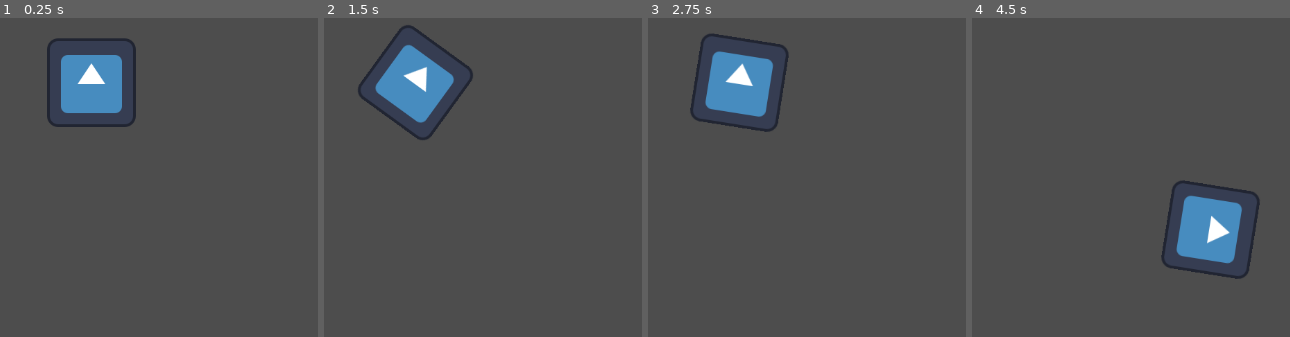
Above: before the commit, frames 1-4 (left to right).
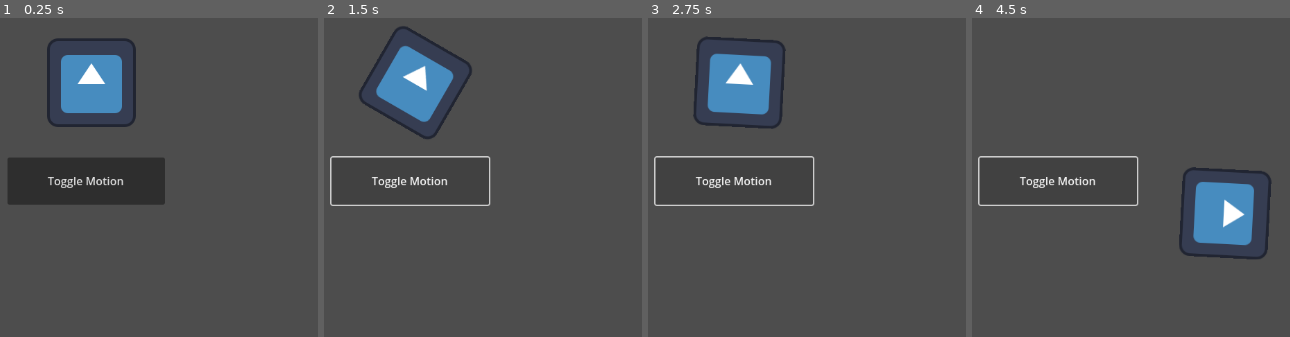
Above: after the commit, the same moments.

Repository: marleeeeeey/godot_exmples
Game: Godot game, scene res://node_2d.tscn
The game is run twice, just before and just after one commit, with the same random seed, the same clock (stepped at 60 frames per second) and the same inputs. Before the commit the project starts from res://sprite_2d.tscn. The engine's default icon, where the game draws it, is replaced by a stand-in: a white triangle on a blue panel in a dark square.
Inputs (mouse positions are in pixels of both pictures, inside the frame that each line leads up to):
- Up to frame 1 (0.25 s): no input
- Up to frame 2 (1.5 s): click (409, 180) at 0.5 s, where only the run after the commit has a clickable "Toggle Motion"; tap Enter at 1.25 s; hold Right (ui_right) from 1.28 s (still down)
- Up to frame 3 (2.75 s): release Right (ui_right) at 2.03 s; hold Left (ui_left) from 2.03 s (still down)
- Up to frame 4 (4.5 s): release Left (ui_left) at 2.78 s; hold Right (ui_right) 2.78-3.53 s; hold Up (ui_up) 3.53-4.28 s; hold Left (ui_left) from 4.28 s (still down)

The runs differ from the first frame. In frame 1, 7.0% of the frame differs, in the area x 2-52%, y 43-59%; in frame 2, 2.5%; in frame 3, 2.5%; in frame 4, 6.4%.

Commit message:
Add new scene with button "toggle motion".

Diff:
--- a/step_by_step_002/Sprite2D.gd
+++ b/step_by_step_002/Sprite2D.gd
@@ -23,3 +23,7 @@
 
 	# Move the sprite
 	position += velocity * delta
+
+func _on_button_pressed() -> void:
+	# Toggle the processing
+	set_process(not is_processing())
--- /dev/null
+++ b/step_by_step_002/node_2d.tscn
@@ -0,0 +1,16 @@
+[gd_scene load_steps=2 format=3 uid="uid://cxpkpdhpcbngb"]
+
+[ext_resource type="PackedScene" uid="uid://dwclw8rgwl2p" path="res://sprite_2d.tscn" id="1_ucj1c"]
+
+[node name="Node2D" type="Node2D"]
+
+[node name="Sprite2D" parent="." instance=ExtResource("1_ucj1c")]
+
+[node name="Button" type="Button" parent="."]
+offset_left = 465.0
+offset_top = 389.0
+offset_right = 692.0
+offset_bottom = 457.0
+text = "Toggle Motion"
+
+[connection signal="pressed" from="Button" to="Sprite2D" method="_on_button_pressed"]
--- a/step_by_step_002/project.godot
+++ b/step_by_step_002/project.godot
@@ -11,6 +11,6 @@
 [application]
 
 config/name="Step By Step 002"
-run/main_scene="res://sprite_2d.tscn"
+run/main_scene="res://node_2d.tscn"
 config/features=PackedStringArray("4.2", "Forward Plus")
 config/icon="res://icon.svg"
